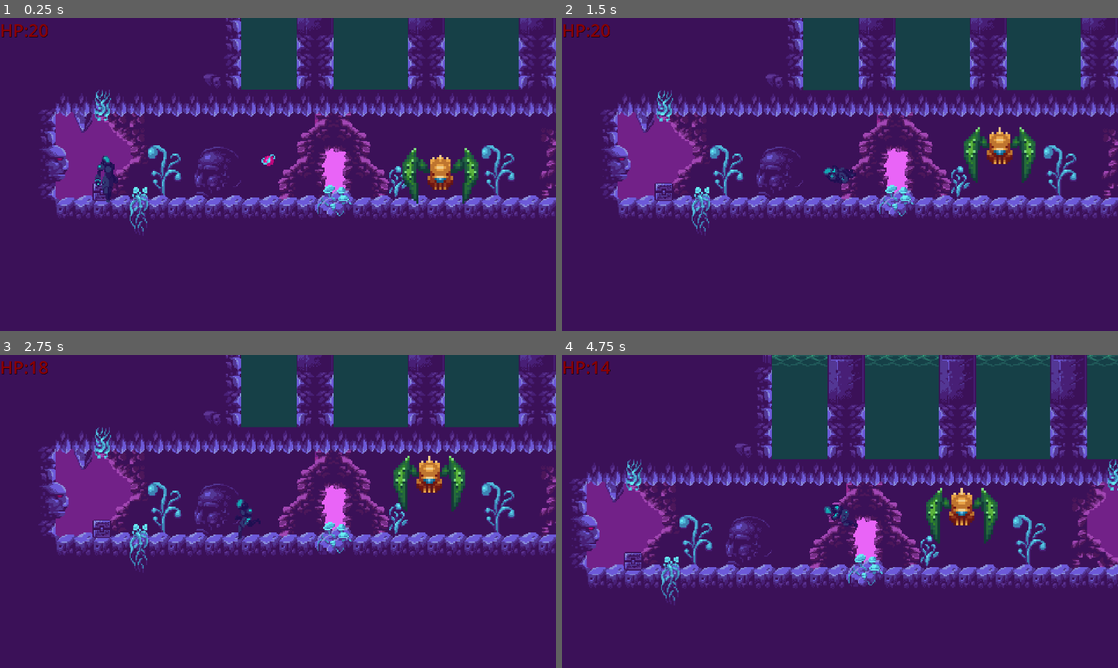
Above: before the commit, frames 1-4 (two rows, left to right).
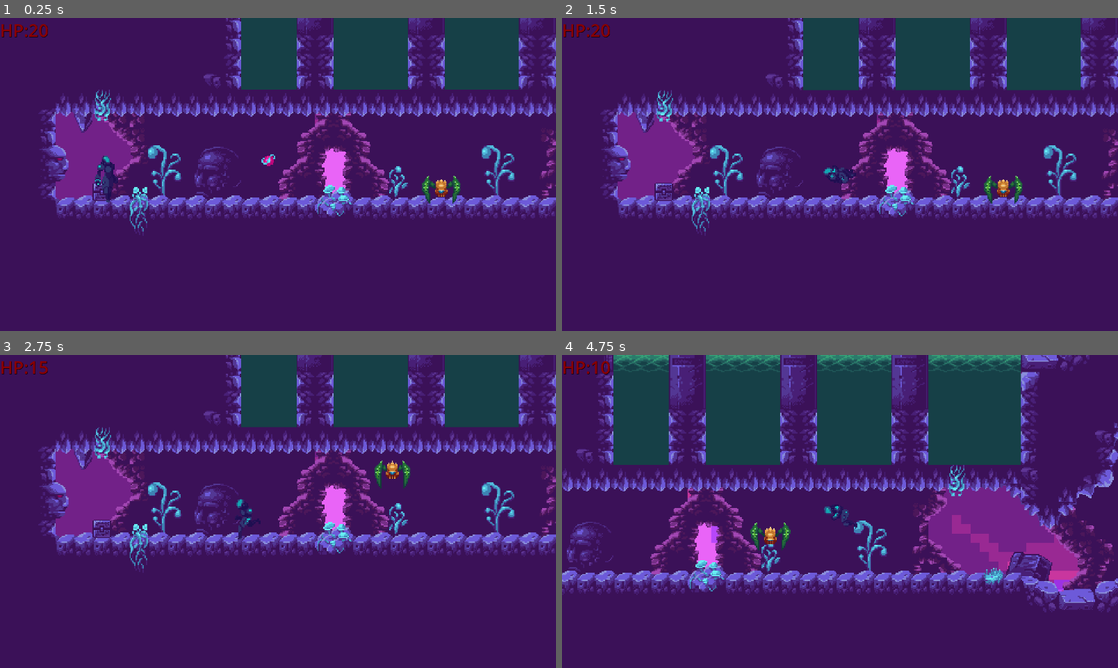
Above: after the commit, the same moments.

Repository: Phlegmlee/Astroshift
Game: Godot game, scene res://Levels/Level_1_Normal.tscn
Two runs of this game, one before a commit and one after it. Both use one fixed random seed, a clock stepped at 60 frames per second and the inputs below. Sound files missing from this copy of the repository are replaced by a short silence.
Inputs (mouse positions are in pixels of both pictures, inside the frame that each line leads up to):
- Up to frame 1 (0.25 s): no input
- Up to frame 2 (1.5 s): move the mouse to (962, 158) at 0.52 s; hold Right (player_right) from 0.53 s (still down); click (962, 158) at 0.6 s; tap W (player_jump) at 0.77 s; move the mouse to (728, 190) at 1.27 s; click (728, 190) at 1.35 s
- Up to frame 3 (2.75 s): tap W (player_jump) at 1.52 s; move the mouse to (333, 442) at 2.02 s; release Right (player_right) at 2.03 s; hold Left (player_left) from 2.03 s (still down); click (333, 442) at 2.1 s
- Up to frame 4 (4.75 s): move the mouse to (812, 574) at 2.77 s; release Left (player_left) at 2.78 s; hold Right (player_right) 2.78-4.28 s; click (812, 574) at 2.85 s; tap W (player_jump) at 3.02, 3.77, 4.52 s; move the mouse to (1006, 558) at 3.52 s; click (1006, 558) at 3.6 s; move the mouse to (673, 464) at 4.27 s; hold Left (player_left) from 4.28 s (still down); click (673, 464) at 4.35 s

The runs differ from the first frame. In frame 1, 1.4% of the frame differs, in the area x 72-87%, y 41-60%; in frame 2, 1.5%; in frame 3, 1.3%; in frame 4, 50%, in the area x 0-100%, y 0-83%.

Commit message:
Updated Enemies to match player
Sprite sizes and hitboxes adjusted to match player and world size.

Diff:
--- a/Enemies/crab.gd
+++ b/Enemies/crab.gd
@@ -36,13 +36,16 @@
 
 func _on_damage_hitbox_body_entered(body):
 	if body.name == "Bullet":
-		mobHealth -= 1
-		if mobHealth <= 0:
-			death()
+		mobHurt()
 
 func _on_attack_hitbox_body_entered(body):
 	if body.name == "Player":
 		body.playerHealth -= mobDamage
+
+func mobHurt():
+	mobHealth -= 1
+	if mobHealth <= 0:
+		death()
 
 func death():
 	print("mob death")
--- a/Enemies/crab.tscn
+++ b/Enemies/crab.tscn
@@ -16,18 +16,17 @@
 [ext_resource type="Texture2D" uid="uid://ck8qqxt8qe24r" path="res://Assets/Sprite Sheets/enemies/crab-walk/crab-walk-4.png" id="14_mjqrr"]
 
 [sub_resource type="CapsuleShape2D" id="CapsuleShape2D_76lk6"]
-radius = 15.0
-height = 46.0
+radius = 8.0
+height = 26.0
 
 [sub_resource type="CircleShape2D" id="CircleShape2D_tl6ye"]
 radius = 175.026
 
 [sub_resource type="CapsuleShape2D" id="CapsuleShape2D_oc5ls"]
-radius = 16.0
-height = 58.0
+radius = 12.0
 
 [sub_resource type="RectangleShape2D" id="RectangleShape2D_dug1g"]
-size = Vector2(56, 19)
+size = Vector2(34, 9)
 
 [sub_resource type="SpriteFrames" id="SpriteFrames_meok1"]
 animations = [{
@@ -90,33 +89,36 @@
 script = ExtResource("1_8f8rp")
 
 [node name="CollisionShape2D" type="CollisionShape2D" parent="."]
-position = Vector2(-3, 7)
+visible = false
+position = Vector2(-1, 2)
 shape = SubResource("CapsuleShape2D_76lk6")
 
 [node name="PlayerDetection" type="Area2D" parent="."]
-visible = false
 
 [node name="CollisionShape2D" type="CollisionShape2D" parent="PlayerDetection"]
 shape = SubResource("CircleShape2D_tl6ye")
+disabled = true
 metadata/_edit_lock_ = true
 
 [node name="DamageHitbox" type="Area2D" parent="."]
+visible = false
 
 [node name="Hitbox" type="CollisionShape2D" parent="DamageHitbox"]
-position = Vector2(-3, 4)
+position = Vector2(-1, 2)
 shape = SubResource("CapsuleShape2D_oc5ls")
 
 [node name="AttackHitbox" type="Area2D" parent="."]
 
 [node name="Attack" type="CollisionShape2D" parent="AttackHitbox"]
-position = Vector2(0, 18.5)
+visible = false
+position = Vector2(0, 9.5)
 shape = SubResource("RectangleShape2D_dug1g")
 
 [node name="AnimatedSprite2D" type="AnimatedSprite2D" parent="."]
-scale = Vector2(2, 2)
 sprite_frames = SubResource("SpriteFrames_meok1")
 animation = &"Idle"
 autoplay = "Idle"
+metadata/_edit_lock_ = true
 
 [connection signal="body_entered" from="PlayerDetection" to="." method="_on_player_detection_body_entered"]
 [connection signal="body_exited" from="PlayerDetection" to="." method="_on_player_detection_body_exited"]
--- a/Enemies/jumper.gd
+++ b/Enemies/jumper.gd
@@ -1,31 +1,23 @@
 extends CharacterBody2D
 
 var mobHealth = 4
-var SPEED = 100
-var JUMP_VELOCITY = -400
-var mobDamage = 2
-var gravity = ProjectSettings.get_setting("physics/2d/default_gravity")
+const SPEED = 70
+const JUMP_VELOCITY = -200
+const mobDamage = 5
+var gravity = 300
+
+#var gravity = ProjectSettings.get_setting("physics/2d/default_gravity")
 #player node for mob to use
 @onready var player = get_node("../../Player/Player")
 var chase = false
 
+func _process(_delta):
+	_on_timer_timeout()
+
 #gravity
 func _physics_process(delta):
 	velocity.y += gravity * delta
-	if chase == true and is_on_floor():
-		velocity.y = JUMP_VELOCITY
-		get_node("AnimatedSprite2D").play("Move")
-		var direction = (player.position - self.position).normalized()
-		if direction.x > 0:
-			get_node("AnimatedSprite2D").flip_h = true
-		else:
-			get_node("AnimatedSprite2D").flip_h = false
 
-		velocity.x = direction.x * SPEED
-	else:
-		velocity.x = 0
-		if get_node("AnimatedSprite2D").animation != "Death":
-			get_node("AnimatedSprite2D").play("Idle")
 	move_and_slide()
 
 func _on_player_detection_body_entered(body):
@@ -38,11 +30,16 @@
 
 func _on_damage_hitbox_body_entered(body):
 	if body.name == "Bullet":
-		death()
+		mobHurt()
 
 func _on_attack_hitbox_body_entered(body):
 	if body.name == "Player":
 		body.playerHealth -= mobDamage
+
+func mobHurt():
+	mobHealth -= 1
+	if mobHealth <= 0:
+		death()
 
 func death():
 	print("mob death")
@@ -50,3 +47,20 @@
 	get_node("AnimatedSprite2D").play("Death")
 	await get_node("AnimatedSprite2D").animation_finished
 	self.queue_free()
+
+
+
+func _on_timer_timeout():
+	var direction = (player.position - self.position).normalized()
+	if chase == true and is_on_floor():
+		print("TIMOUT")
+	#look_at(player.position)
+		print("JUMP")
+		velocity.y = JUMP_VELOCITY
+		get_node("AnimatedSprite2D").play("Move")
+	elif chase == true and velocity.y <= 0:
+		velocity.x = direction.x * SPEED
+	else:
+		velocity.x = 0
+		if get_node("AnimatedSprite2D").animation != "Death":
+			get_node("AnimatedSprite2D").play("Idle")
--- a/Enemies/jumper.tscn
+++ b/Enemies/jumper.tscn
@@ -13,18 +13,18 @@
 [ext_resource type="Texture2D" uid="uid://c57yfetv4vjer" path="res://Assets/Sprite Sheets/enemies/jumper-jump/jumper-jump.png" id="11_ar8bq"]
 
 [sub_resource type="CapsuleShape2D" id="CapsuleShape2D_76lk6"]
-radius = 12.0
-height = 46.0
+radius = 6.0
+height = 28.0
 
 [sub_resource type="CircleShape2D" id="CircleShape2D_tl6ye"]
-radius = 175.026
+radius = 139.0
 
 [sub_resource type="CapsuleShape2D" id="CapsuleShape2D_oc5ls"]
-radius = 14.0
-height = 52.0
+radius = 7.0
+height = 26.0
 
 [sub_resource type="RectangleShape2D" id="RectangleShape2D_dug1g"]
-size = Vector2(56, 19)
+size = Vector2(28, 12)
 
 [sub_resource type="SpriteFrames" id="SpriteFrames_meok1"]
 animations = [{
@@ -79,7 +79,6 @@
 
 [node name="CollisionShape2D" type="CollisionShape2D" parent="."]
 visible = false
-position = Vector2(-3, 7)
 shape = SubResource("CapsuleShape2D_76lk6")
 
 [node name="PlayerDetection" type="Area2D" parent="."]
@@ -93,23 +92,29 @@
 visible = false
 
 [node name="Hitbox" type="CollisionShape2D" parent="DamageHitbox"]
-position = Vector2(-3, 6)
+position = Vector2(0, -4)
+rotation = 1.5708
 shape = SubResource("CapsuleShape2D_oc5ls")
 
 [node name="AttackHitbox" type="Area2D" parent="."]
 
 [node name="Attack" type="CollisionShape2D" parent="AttackHitbox"]
-position = Vector2(0, 18.5)
+position = Vector2(0, 10)
 shape = SubResource("RectangleShape2D_dug1g")
 
 [node name="AnimatedSprite2D" type="AnimatedSprite2D" parent="."]
-scale = Vector2(2, 2)
 sprite_frames = SubResource("SpriteFrames_meok1")
 animation = &"Move"
 autoplay = "Idle"
 frame_progress = 0.460415
+metadata/_edit_lock_ = true
+
+[node name="Timer" type="Timer" parent="."]
+wait_time = 2.0
+autostart = true
 
 [connection signal="body_entered" from="PlayerDetection" to="." method="_on_player_detection_body_entered"]
 [connection signal="body_exited" from="PlayerDetection" to="." method="_on_player_detection_body_exited"]
 [connection signal="body_entered" from="DamageHitbox" to="." method="_on_damage_hitbox_body_entered"]
 [connection signal="body_entered" from="AttackHitbox" to="." method="_on_attack_hitbox_body_entered"]
+[connection signal="timeout" from="Timer" to="." method="_on_timer_timeout"]
--- a/Enemies/squid.gd
+++ b/Enemies/squid.gd
@@ -38,11 +38,16 @@
 
 func _on_damage_hitbox_body_entered(body):
 	if body.name == "Bullet":
-		death()
+		mobHurt()
 
 func _on_attack_hitbox_body_entered(body):
 	if body.name == "Player":
 		body.playerHealth -= mobDamage
+
+func mobHurt():
+	mobHealth -= 1
+	if mobHealth <= 0:
+		death()
 
 func death():
 	print("mob death")
--- a/Enemies/squid.tscn
+++ b/Enemies/squid.tscn
@@ -12,18 +12,17 @@
 [ext_resource type="Texture2D" uid="uid://cmm1q8l4wt85n" path="res://Assets/Sprite Sheets/enemies/octopus/octopus-4.png" id="10_6mmvf"]
 
 [sub_resource type="CapsuleShape2D" id="CapsuleShape2D_76lk6"]
-radius = 12.0
-height = 46.0
+radius = 5.0
+height = 18.0
 
 [sub_resource type="CircleShape2D" id="CircleShape2D_tl6ye"]
 radius = 175.026
 
 [sub_resource type="CapsuleShape2D" id="CapsuleShape2D_oc5ls"]
-radius = 14.0
-height = 52.0
+radius = 12.0
 
 [sub_resource type="RectangleShape2D" id="RectangleShape2D_dug1g"]
-size = Vector2(51, 35)
+size = Vector2(19, 18)
 
 [sub_resource type="SpriteFrames" id="SpriteFrames_meok1"]
 animations = [{
@@ -87,34 +86,34 @@
 
 [node name="CollisionShape2D" type="CollisionShape2D" parent="."]
 visible = false
-position = Vector2(-3, 7)
 shape = SubResource("CapsuleShape2D_76lk6")
 
 [node name="PlayerDetection" type="Area2D" parent="."]
-visible = false
 
 [node name="CollisionShape2D" type="CollisionShape2D" parent="PlayerDetection"]
 shape = SubResource("CircleShape2D_tl6ye")
+disabled = true
 metadata/_edit_lock_ = true
 
 [node name="DamageHitbox" type="Area2D" parent="."]
 visible = false
 
 [node name="Hitbox" type="CollisionShape2D" parent="DamageHitbox"]
-position = Vector2(-3, 6)
+position = Vector2(0, 2)
 shape = SubResource("CapsuleShape2D_oc5ls")
 
 [node name="AttackHitbox" type="Area2D" parent="."]
+visible = false
 
 [node name="Attack" type="CollisionShape2D" parent="AttackHitbox"]
-position = Vector2(-0.5, 17.5)
+position = Vector2(-1.5, 9)
 shape = SubResource("RectangleShape2D_dug1g")
 
 [node name="AnimatedSprite2D" type="AnimatedSprite2D" parent="."]
-scale = Vector2(2, 2)
 sprite_frames = SubResource("SpriteFrames_meok1")
 animation = &"Idle"
 autoplay = "Idle"
+metadata/_edit_lock_ = true
 
 [connection signal="body_entered" from="PlayerDetection" to="." method="_on_player_detection_body_entered"]
 [connection signal="body_exited" from="PlayerDetection" to="." method="_on_player_detection_body_exited"]
